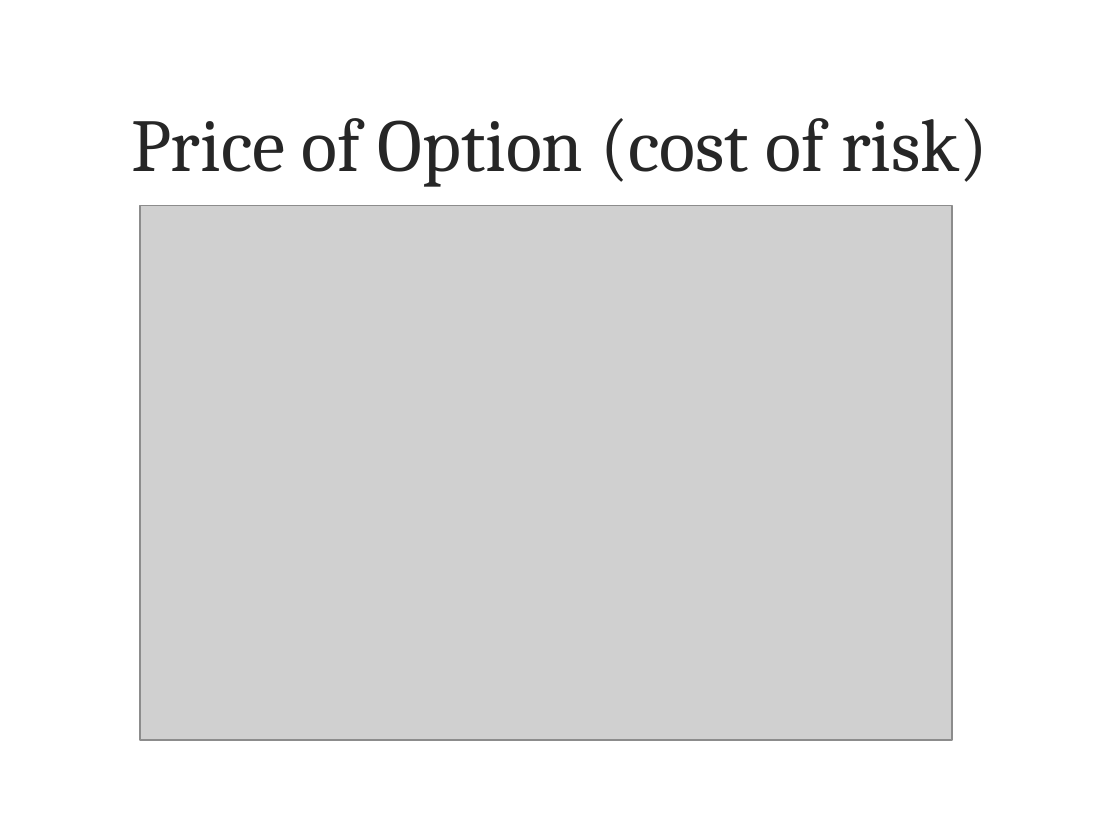
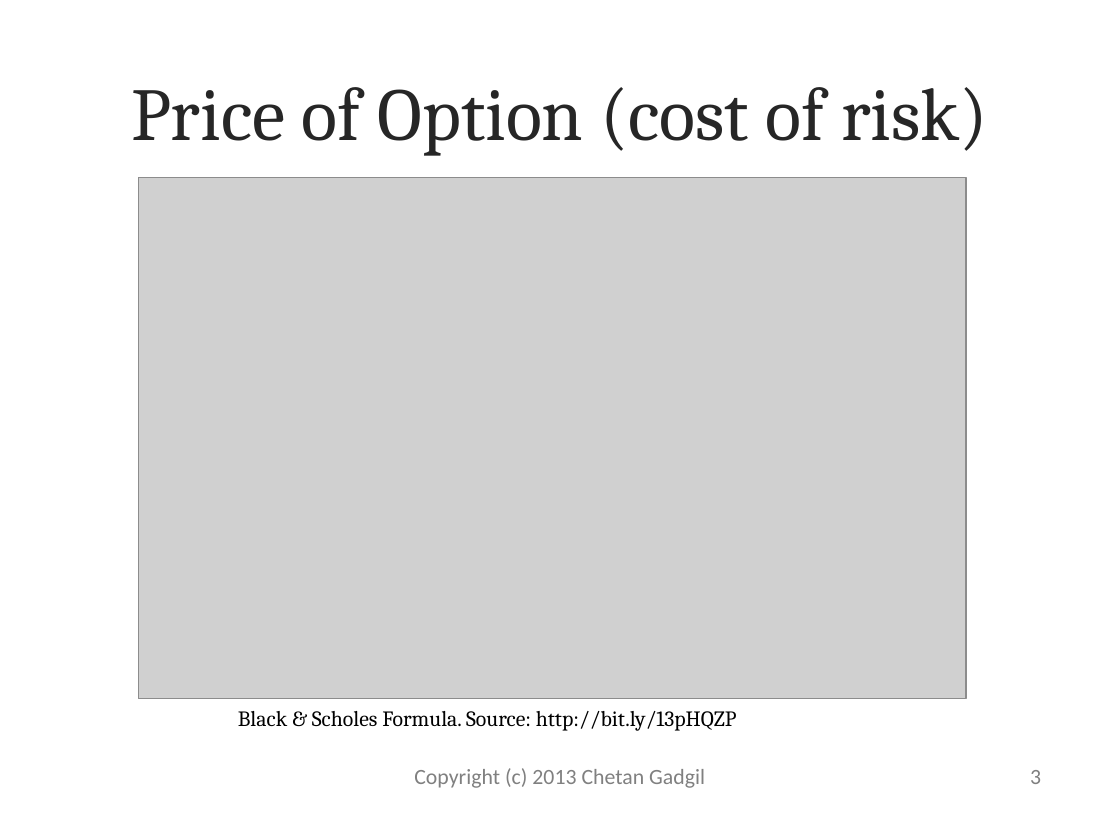
Before and after one commit to manojkumar23/optionpricing, a slide deck: slide 3 of openoptions/docs/OpenOptions.pptx. Drawn at 1120x840 pixels with LibreOffice and Linux fonts; fonts in the diff are those of the drawing; grey boxes stand for pictures; background and template pictures are left out. Boxes give left, top, right and bottom in pixels: in the first picture for what was removed or moved away, otherwise in the second. Text is boxed around its words. In the diff, an @@ line names an element or a change of style, - is before the commit and + after.

```diff
--- a/openoptions/docs/OpenOptions.pptx
+++ b/openoptions/docs/OpenOptions.pptx
@@ title "Price of Option (cost of ...": place and size @@
-title "Price of Option (cost of ..." at (131,118,988,187)
+title "Price of Option (cost of ..." at (131,87,988,156)
@@ picture: place and size @@
-picture at (140,205,952,739)
+picture at (139,177,967,699)
@@ text added at (238,711,737,731), 14 pt, text #000000 @@
+Black & Scholes Formula. Source: http://bit.ly/13pHQZP
@@ text added at (414,768,705,788), 14 pt, text #808080 @@
+Copyright (c) 2013 Chetan Gadgil
@@ page number added at (1030,770,1041,784), 14 pt, text #808080 @@
+3
```
Also in this commit, not shown: 7 other slides changed, 4 slides added, 2 slides removed.
